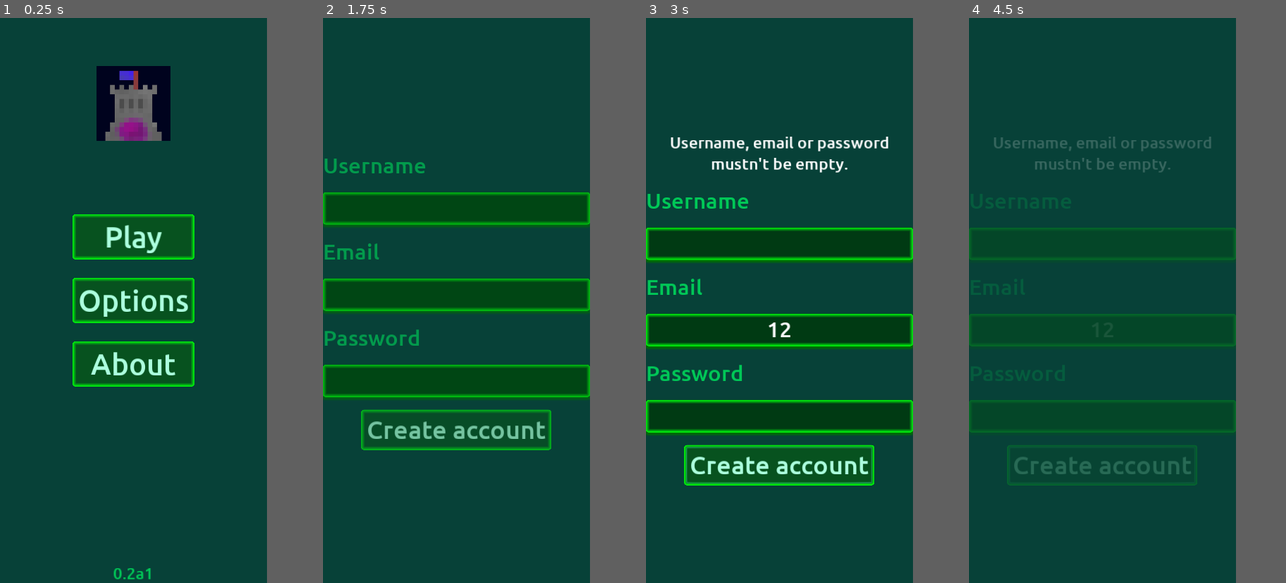
Above: before the commit, frames 1-4 (left to right).
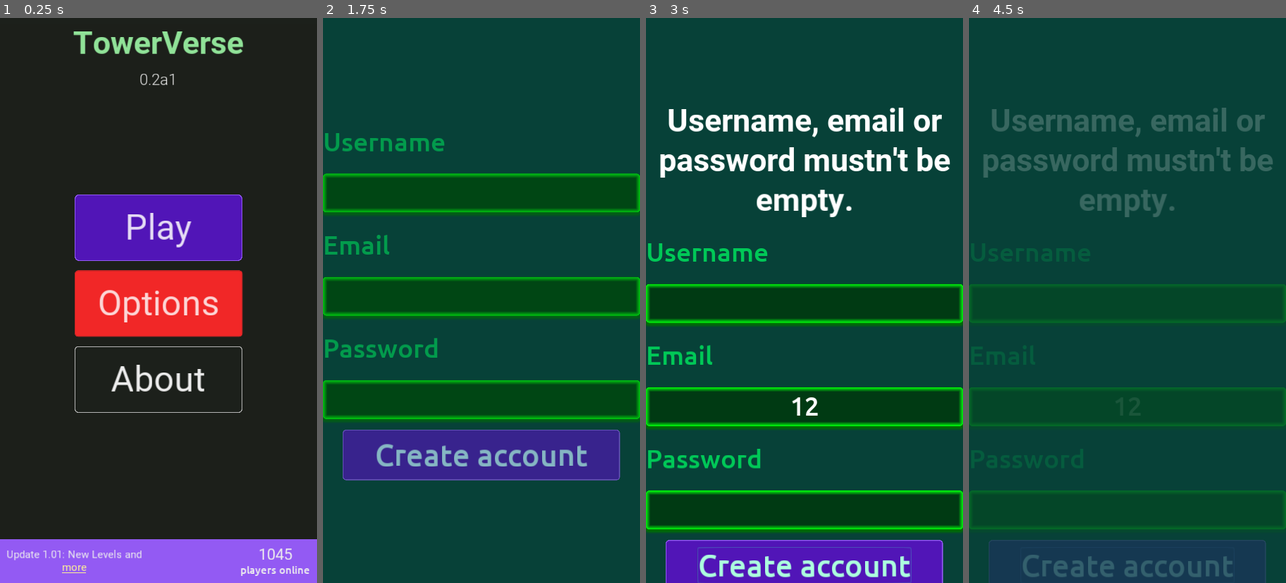
Above: after the commit, the same moments.

Repository: TowerVerse/towerverseandroid
Game: Godot game, scene res://assets/Scenes/StartMenu.tscn
Two runs of this game, one before a commit and one after it. Both use one fixed random seed, a clock stepped at 60 frames per second and the inputs below.
Inputs (mouse positions are in pixels of both pictures, inside the frame that each line leads up to):
- Up to frame 1 (0.25 s): no input
- Up to frame 2 (1.75 s): click "Play" at 0.5 s; click "Register" at 1.25 s
- Up to frame 3 (3 s): click (779, 294) at 2.02 s; type "12" at 2.1 s; click "Create account" at 2.75 s
- Up to frame 4 (4.5 s): tap Enter at 3.5 s; tap Space at 4.25 s; hold Escape (ui_back) from 4.28 s (still down)
In our replay, the window is 379x800 before the commit and 450x800 after it. These sizes can differ from the game's own. Grey fills any space a smaller window leaves; there, only what the larger window draws over its background counts as a difference.

The runs differ from the first frame. In frame 1, 85% of the frame differs, in the area x 0-100%, y 0-100%; in frame 2, 27%; in frame 3, 46%; in frame 4, 16%.

Commit message:
Start menu design from figma

Diff:
--- a/assets/Fonts/label_font.tres
+++ b/assets/Fonts/label_font.tres
@@ -1,8 +1,9 @@
 [gd_resource type="DynamicFont" load_steps=2 format=2]
 
-[ext_resource path="res://assets/Fonts/Ubuntu-Medium.ttf" type="DynamicFontData" id=1]
+[sub_resource type="DynamicFontData" id=1]
+font_path = "res://assets/Fonts/Roboto-Bold.ttf"
 
 [resource]
-size = 45
+size = 72
 use_filter = true
-font_data = ExtResource( 1 )
+font_data = SubResource( 1 )
--- a/assets/Scenes/StartMenu.tscn
+++ b/assets/Scenes/StartMenu.tscn
@@ -1,15 +1,12 @@
-[gd_scene load_steps=10 format=2]
-
-[ext_resource path="res://icon.png" type="Texture" id=1]
-[ext_resource path="res://assets/Themes/button_pressed.tres" type="StyleBox" id=2]
+[gd_scene load_steps=22 format=2]
+
 [ext_resource path="res://assets/Scripts/StartMenu.gd" type="Script" id=3]
-[ext_resource path="res://assets/Themes/button_normal.tres" type="StyleBox" id=4]
-[ext_resource path="res://assets/Fonts/button_font.tres" type="DynamicFont" id=5]
 [ext_resource path="res://assets/Fonts/label_font.tres" type="DynamicFont" id=6]
+[ext_resource path="res://assets/Fonts/Ubuntu-Medium.ttf" type="DynamicFontData" id=7]
 
 [sub_resource type="Gradient" id=1]
 offsets = PoolRealArray( 0 )
-colors = PoolColorArray( 0.027451, 0.254902, 0.219608, 1 )
+colors = PoolColorArray( 0.109804, 0.12549, 0.105882, 1 )
 
 [sub_resource type="GradientTexture" id=2]
 gradient = SubResource( 1 )
@@ -18,15 +15,109 @@
 texture = SubResource( 2 )
 region_rect = Rect2( 0, 0, 2048, 1 )
 
-[node name="StartMenu" type="Control"]
-anchor_left = 0.5
-anchor_top = 0.5
-anchor_right = 0.5
-anchor_bottom = 0.5
-margin_left = -360.0
-margin_top = -760.0
-margin_right = 360.0
-margin_bottom = 760.0
+[sub_resource type="DynamicFontData" id=15]
+font_path = "res://assets/Fonts/Roboto-Light.ttf"
+
+[sub_resource type="DynamicFont" id=4]
+size = 36
+use_filter = true
+font_data = SubResource( 15 )
+
+[sub_resource type="StyleBoxFlat" id=7]
+bg_color = Color( 0.317647, 0.0823529, 0.717647, 1 )
+border_width_left = 2
+border_width_top = 2
+border_width_right = 2
+border_width_bottom = 2
+border_color = Color( 0.576471, 0.352941, 0.952941, 1 )
+corner_radius_top_left = 9
+corner_radius_top_right = 9
+corner_radius_bottom_right = 9
+corner_radius_bottom_left = 9
+corner_detail = 10
+expand_margin_left = 50.0
+expand_margin_right = 50.0
+expand_margin_top = 25.0
+expand_margin_bottom = 25.0
+
+[sub_resource type="DynamicFontData" id=16]
+font_path = "res://assets/Fonts/Roboto-Regular.ttf"
+
+[sub_resource type="DynamicFont" id=14]
+size = 80
+use_filter = true
+font_data = SubResource( 16 )
+
+[sub_resource type="StyleBoxFlat" id=5]
+bg_color = Color( 0.945098, 0.152941, 0.152941, 1 )
+border_width_left = 2
+border_width_top = 2
+border_width_right = 2
+border_width_bottom = 2
+border_color = Color( 0.760784, 0.145098, 0.145098, 1 )
+corner_radius_top_left = 7
+corner_radius_top_right = 7
+corner_radius_bottom_right = 7
+corner_radius_bottom_left = 7
+corner_detail = 10
+expand_margin_left = 50.0
+expand_margin_right = 50.0
+expand_margin_top = 25.0
+expand_margin_bottom = 25.0
+
+[sub_resource type="StyleBoxFlat" id=6]
+bg_color = Color( 0.109804, 0.12549, 0.105882, 1 )
+border_width_left = 2
+border_width_top = 2
+border_width_right = 2
+border_width_bottom = 2
+border_color = Color( 0.705882, 0.705882, 0.705882, 1 )
+corner_radius_top_left = 7
+corner_radius_top_right = 7
+corner_radius_bottom_right = 7
+corner_radius_bottom_left = 7
+corner_detail = 10
+expand_margin_left = 50.0
+expand_margin_right = 50.0
+expand_margin_top = 25.0
+expand_margin_bottom = 25.0
+
+[sub_resource type="StyleBoxFlat" id=8]
+bg_color = Color( 0.576471, 0.352941, 0.952941, 1 )
+
+[sub_resource type="DynamicFontData" id=17]
+font_path = "res://assets/Fonts/Roboto-Regular.ttf"
+
+[sub_resource type="DynamicFont" id=9]
+size = 24
+use_filter = true
+font_data = SubResource( 17 )
+
+[sub_resource type="DynamicFontData" id=18]
+font_path = "res://assets/Fonts/Roboto-Regular.ttf"
+
+[sub_resource type="DynamicFont" id=10]
+size = 24
+use_filter = true
+font_data = SubResource( 18 )
+
+[sub_resource type="DynamicFontData" id=13]
+font_path = "res://assets/Fonts/Roboto-Regular.ttf"
+
+[sub_resource type="DynamicFont" id=11]
+size = 36
+use_filter = true
+font_data = SubResource( 13 )
+
+[sub_resource type="DynamicFont" id=12]
+size = 24
+use_filter = true
+font_data = ExtResource( 7 )
+
+[node name="StartMenu" type="MarginContainer"]
+anchor_right = 1.0
+anchor_bottom = 1.0
+custom_constants/margin_top = 15
 script = ExtResource( 3 )
 __meta__ = {
 "_edit_use_anchors_": false
@@ -34,49 +125,71 @@
 
 [node name="startmenu_bg" type="Panel" parent="."]
 show_behind_parent = true
-anchor_right = 1.0
-anchor_bottom = 1.0
+margin_top = 15.0
+margin_right = 720.0
+margin_bottom = 1280.0
 custom_styles/panel = SubResource( 3 )
 __meta__ = {
 "_edit_use_anchors_": false
 }
 
-[node name="logo_label" type="TextureRect" parent="."]
-margin_left = 260.0
-margin_top = 130.0
-margin_right = 460.0
-margin_bottom = 330.0
-size_flags_horizontal = 3
-size_flags_vertical = 3
-texture = ExtResource( 1 )
-stretch_mode = 4
-__meta__ = {
-"_edit_use_anchors_": false
-}
+[node name="container" type="VBoxContainer" parent="."]
+margin_left = 168.0
+margin_top = 15.0
+margin_right = 551.0
+margin_bottom = 163.0
+size_flags_horizontal = 4
+size_flags_vertical = 0
+size_flags_stretch_ratio = 0.0
+custom_constants/separation = 20
+__meta__ = {
+"_edit_use_anchors_": false
+}
+
+[node name="logo" type="Label" parent="container"]
+margin_right = 383.0
+margin_bottom = 85.0
+size_flags_horizontal = 4
+custom_fonts/font = ExtResource( 6 )
+custom_colors/font_color = Color( 0.564706, 0.886275, 0.596078, 1 )
+text = "TowerVerse"
+
+[node name="version" type="Label" parent="container"]
+margin_left = 147.0
+margin_top = 105.0
+margin_right = 236.0
+margin_bottom = 148.0
+size_flags_horizontal = 4
+custom_fonts/font = SubResource( 4 )
+custom_colors/font_color = Color( 0.929412, 0.929412, 0.929412, 1 )
+text = "0.2a1"
 
 [node name="button_container" type="VBoxContainer" parent="."]
-margin_left = 201.0
-margin_top = 533.0
-margin_right = 519.0
-margin_bottom = 986.0
-custom_constants/separation = 60
+margin_left = 220.0
+margin_top = 427.0
+margin_right = 500.0
+margin_bottom = 868.0
+size_flags_horizontal = 4
+size_flags_vertical = 4
+custom_constants/separation = 72
 alignment = 1
 __meta__ = {
 "_edit_use_anchors_": false
 }
 
 [node name="play_button" type="Button" parent="button_container"]
-margin_right = 318.0
-margin_bottom = 111.0
+margin_right = 280.0
+margin_bottom = 99.0
+focus_mode = 0
 size_flags_horizontal = 5
-custom_styles/hover = ExtResource( 4 )
-custom_styles/pressed = ExtResource( 2 )
-custom_styles/disabled = ExtResource( 4 )
-custom_styles/normal = ExtResource( 4 )
-custom_fonts/font = ExtResource( 5 )
-custom_colors/font_color_disabled = Color( 0.67451, 1, 0.870588, 1 )
-custom_colors/font_color = Color( 0.67451, 1, 0.870588, 1 )
-custom_colors/font_color_hover = Color( 0.67451, 1, 0.870588, 1 )
+custom_styles/hover = SubResource( 7 )
+custom_styles/pressed = SubResource( 7 )
+custom_styles/disabled = SubResource( 7 )
+custom_styles/normal = SubResource( 7 )
+custom_fonts/font = SubResource( 14 )
+custom_colors/font_color_disabled = Color( 0.898039, 0.862745, 0.956863, 1 )
+custom_colors/font_color = Color( 0.898039, 0.862745, 0.956863, 1 )
+custom_colors/font_color_hover = Color( 0.898039, 0.862745, 0.956863, 1 )
 custom_colors/font_color_pressed = Color( 1, 1, 1, 1 )
 text = "Play"
 __meta__ = {
@@ -85,18 +198,19 @@
 
 [node name="options_button" type="Button" parent="button_container"]
 margin_top = 171.0
-margin_right = 318.0
-margin_bottom = 282.0
+margin_right = 280.0
+margin_bottom = 270.0
+focus_mode = 0
 size_flags_horizontal = 5
-custom_styles/hover = ExtResource( 4 )
-custom_styles/pressed = ExtResource( 2 )
-custom_styles/disabled = ExtResource( 4 )
-custom_styles/normal = ExtResource( 4 )
-custom_fonts/font = ExtResource( 5 )
-custom_colors/font_color_disabled = Color( 0.67451, 1, 0.870588, 1 )
-custom_colors/font_color = Color( 0.67451, 1, 0.870588, 1 )
-custom_colors/font_color_hover = Color( 0.67451, 1, 0.870588, 1 )
-custom_colors/font_color_pressed = Color( 1, 1, 1, 1 )
+custom_styles/hover = SubResource( 5 )
+custom_styles/pressed = SubResource( 5 )
+custom_styles/disabled = SubResource( 5 )
+custom_styles/normal = SubResource( 5 )
+custom_fonts/font = SubResource( 14 )
+custom_colors/font_color_disabled = Color( 0.988235, 0.839216, 0.839216, 1 )
+custom_colors/font_color = Color( 0.988235, 0.839216, 0.839216, 1 )
+custom_colors/font_color_hover = Color( 0.988235, 0.839216, 0.839216, 1 )
+custom_colors/font_color_pressed = Color( 0.988235, 0.839216, 0.839216, 1 )
 text = "Options"
 __meta__ = {
 "_edit_use_anchors_": false
@@ -104,41 +218,101 @@
 
 [node name="about_button" type="Button" parent="button_container"]
 margin_top = 342.0
-margin_right = 318.0
-margin_bottom = 453.0
+margin_right = 280.0
+margin_bottom = 441.0
+focus_mode = 0
 size_flags_horizontal = 5
-custom_styles/hover = ExtResource( 4 )
-custom_styles/pressed = ExtResource( 2 )
-custom_styles/disabled = ExtResource( 4 )
-custom_styles/normal = ExtResource( 4 )
-custom_fonts/font = ExtResource( 5 )
-custom_colors/font_color_disabled = Color( 0.67451, 1, 0.870588, 1 )
-custom_colors/font_color = Color( 0.67451, 1, 0.870588, 1 )
-custom_colors/font_color_hover = Color( 0.67451, 1, 0.870588, 1 )
-custom_colors/font_color_pressed = Color( 1, 1, 1, 1 )
+custom_styles/hover = SubResource( 6 )
+custom_styles/pressed = SubResource( 6 )
+custom_styles/disabled = SubResource( 6 )
+custom_styles/normal = SubResource( 6 )
+custom_fonts/font = SubResource( 14 )
+custom_colors/font_color_disabled = Color( 0.929412, 0.929412, 0.929412, 1 )
+custom_colors/font_color = Color( 0.929412, 0.929412, 0.929412, 1 )
+custom_colors/font_color_hover = Color( 0.929412, 0.929412, 0.929412, 1 )
+custom_colors/font_color_pressed = Color( 0.929412, 0.929412, 0.929412, 1 )
 text = "About"
 __meta__ = {
 "_edit_use_anchors_": false
 }
 
-[node name="version_container" type="HBoxContainer" parent="."]
-margin_left = 303.0
-margin_top = 1469.0
-margin_right = 417.0
-margin_bottom = 1520.0
-alignment = 1
-__meta__ = {
-"_edit_use_anchors_": false
-}
-
-[node name="version_label" type="Label" parent="version_container"]
-margin_right = 114.0
-margin_bottom = 51.0
-custom_fonts/font = ExtResource( 6 )
-custom_colors/font_color = Color( 0, 0.784314, 0.341176, 1 )
-text = "0.2a1"
-align = 1
-valign = 1
+[node name="bottom_container" type="PanelContainer" parent="."]
+margin_top = 1179.0
+margin_right = 720.0
+margin_bottom = 1280.0
+size_flags_vertical = 10
+custom_styles/panel = SubResource( 8 )
+__meta__ = {
+"_edit_use_anchors_": false
+}
+
+[node name="margin_container" type="MarginContainer" parent="bottom_container"]
+margin_right = 720.0
+margin_bottom = 101.0
+custom_constants/margin_right = 15
+custom_constants/margin_top = 15
+custom_constants/margin_left = 15
+custom_constants/margin_bottom = 15
+
+[node name="h_box_container" type="HBoxContainer" parent="bottom_container/margin_container"]
+margin_left = 15.0
+margin_top = 15.0
+margin_right = 705.0
+margin_bottom = 86.0
+
+[node name="update_container" type="VBoxContainer" parent="bottom_container/margin_container/h_box_container"]
+margin_top = 6.0
+margin_right = 309.0
+margin_bottom = 64.0
+size_flags_horizontal = 0
+size_flags_vertical = 4
+custom_constants/separation = 0
+
+[node name="label" type="Label" parent="bottom_container/margin_container/h_box_container/update_container"]
+margin_right = 309.0
+margin_bottom = 29.0
+custom_fonts/font = SubResource( 9 )
+custom_colors/font_color = Color( 0.929412, 0.929412, 0.929412, 1 )
+text = "Update 1.01: New Levels and"
+
+[node name="link" type="LinkButton" parent="bottom_container/margin_container/h_box_container/update_container"]
+margin_left = 126.0
+margin_top = 29.0
+margin_right = 183.0
+margin_bottom = 58.0
+size_flags_horizontal = 4
+custom_fonts/font = SubResource( 10 )
+custom_colors/font_color = Color( 1, 0.956863, 0.580392, 1 )
+custom_colors/font_color_hover = Color( 1, 0.956863, 0.580392, 1 )
+custom_colors/font_color_pressed = Color( 1, 0.956863, 0.580392, 1 )
+enabled_focus_mode = 0
+text = "more"
+
+[node name="player_count_container" type="VBoxContainer" parent="bottom_container/margin_container/h_box_container"]
+margin_left = 533.0
+margin_right = 690.0
+margin_bottom = 71.0
+size_flags_horizontal = 10
+size_flags_vertical = 4
+custom_constants/separation = 0
+
+[node name="count" type="Label" parent="bottom_container/margin_container/h_box_container/player_count_container"]
+margin_left = 38.0
+margin_right = 118.0
+margin_bottom = 43.0
+size_flags_horizontal = 4
+custom_fonts/font = SubResource( 11 )
+custom_colors/font_color = Color( 0.929412, 0.929412, 0.929412, 1 )
+text = "1045"
+
+[node name="text" type="Label" parent="bottom_container/margin_container/h_box_container/player_count_container"]
+margin_top = 43.0
+margin_right = 157.0
+margin_bottom = 71.0
+size_flags_horizontal = 4
+custom_fonts/font = SubResource( 12 )
+custom_colors/font_color = Color( 0.929412, 0.929412, 0.929412, 1 )
+text = "players online"
 
 [node name="tween" type="Tween" parent="."]
 
--- a/assets/Scripts/StartMenu.gd
+++ b/assets/Scripts/StartMenu.gd
@@ -7,7 +7,7 @@
 onready var options_button = get_node('button_container/options_button')
 onready var about_button = get_node('button_container/about_button')
 
-onready var version_label = get_node('version_container/version_label')
+onready var version_label = get_node('container/version')
 
 var button_translate_offset: float = -600
 
--- a/assets/Themes/button_normal.tres
+++ b/assets/Themes/button_normal.tres
@@ -1,19 +1,18 @@
 [gd_resource type="StyleBoxFlat" format=2]
 
 [resource]
-bg_color = Color( 0.027451, 0.321569, 0.121569, 1 )
-border_width_left = 10
-border_width_top = 10
-border_width_right = 10
-border_width_bottom = 10
-border_color = Color( 0, 0.976471, 0.0470588, 1 )
-border_blend = true
+bg_color = Color( 0.317647, 0.0823529, 0.717647, 1 )
+border_width_left = 2
+border_width_top = 2
+border_width_right = 2
+border_width_bottom = 2
+border_color = Color( 0.576471, 0.352941, 0.952941, 1 )
 corner_radius_top_left = 7
 corner_radius_top_right = 7
 corner_radius_bottom_right = 7
 corner_radius_bottom_left = 7
 corner_detail = 10
-expand_margin_left = 5.0
-expand_margin_right = 5.0
-expand_margin_top = 5.0
-expand_margin_bottom = 5.0
+expand_margin_left = 71.0
+expand_margin_right = 71.0
+expand_margin_top = 15.0
+expand_margin_bottom = 15.0
--- a/project.godot
+++ b/project.godot
@@ -35,10 +35,10 @@
 [display]
 
 window/size/width=720
-window/size/height=1520
+window/size/height=1280
 window/size/resizable=false
 window/size/test_width=720
-window/size/test_height=1520
+window/size/test_height=1280
 window/vsync/use_vsync=false
 window/handheld/orientation="sensor_portrait"
 window/stretch/mode="2d"
@@ -129,4 +129,4 @@
 quality/intended_usage/framebuffer_allocation=0
 quality/intended_usage/framebuffer_allocation.mobile=0
 vram_compression/import_etc=true
-environment/default_clear_color=Color( 0.184314, 0.184314, 0.184314, 1 )
+environment/default_clear_color=Color( 0.109804, 0.12549, 0.105882, 1 )
Binary file added: assets/Fonts/Roboto-Bold.ttf
Binary file added: assets/Fonts/Roboto-Light.ttf
Binary file added: assets/Fonts/Roboto-Medium.ttf
Binary file added: assets/Fonts/Roboto-Regular.ttf
Binary file added: assets/Fonts/Roboto-Thin.ttf
